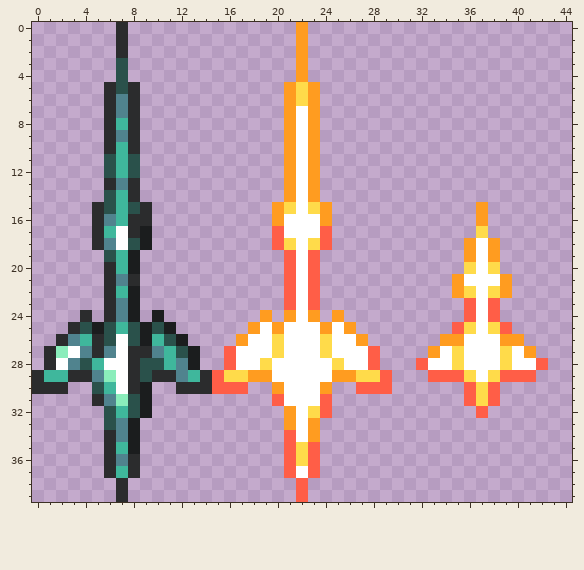
Two states of a pixel-art sprite, Assets/Bosses/GlassMiniboss/GlassSpear.png. The picture above is the old version.
The file is 90x80 pixels, drawn in blocks of 2x2; one block is one cell here.
After the commit:
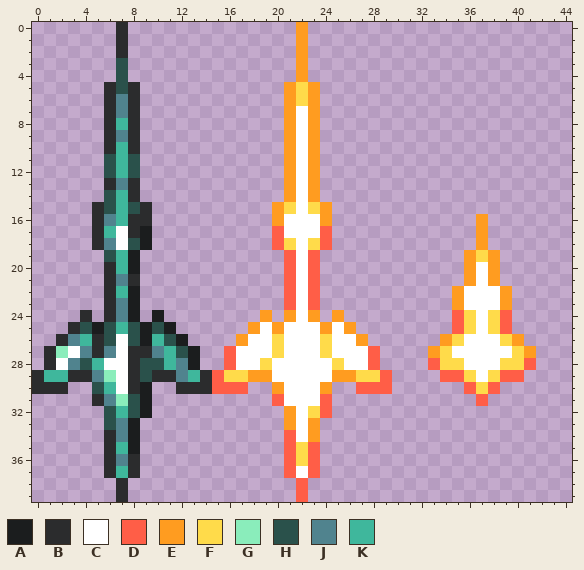
Palette (. is transparent): A #1b1d1e  B #2b2c2d  C #ffffff  D #ff5e47  E #ff9c20  F #ffdb4a  G #8aedbb  H #2a514b  J #50838e  K #3fb79c
Diff:
The edit turns colour D into colour C in row 23 at x 36 and 38.
The edit turns colour F into colour C in row 22 at x 36 and 38; in row 27 at x 35 and 39.
There is now colour D in row 24 at x 35 and 39.
The edit turns colour C into colour D in row 28 at x 33 and 41.
The edit turns colour F into colour D in row 31 at x 37.
There is now colour E in row 23 at x 35 and 39.
The edit turns colour C into colour E in row 18 at x 37; in row 21 at x 36 and 38.
The edit turns colour F into colour E in row 17 at x 37; in row 20 at x 36 and 38.
The edit turns colour C into colour F in row 19 at x 37; in rows 27 to 28 at x 34 and 40.
The edit turns colour D into colour F in row 24 at x 36 and 38.
The edit turns colour E into colour F in row 26 at x 35 and 39.
Colour D is gone in row 28 at x 32 and 42; in row 29 at x 33 and 41; in row 31 at x 36 and 38; in row 32 at x 37.
Colour E is gone in row 15 at x 37; in row 18 at x 36 and 38; in row 21 at x 35 and 39.
Boxes around the changes in both pictures, in picture pixels (x1, y1, x2, y2):
changed: (416, 202, 548, 418)
